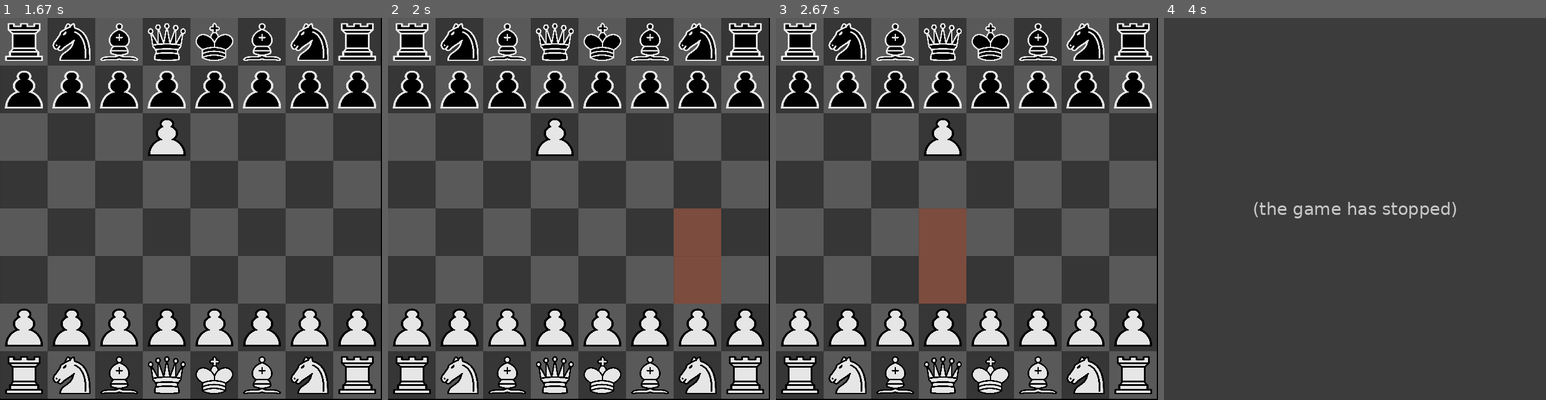
Above: before the commit, frames 1-4 (left to right).
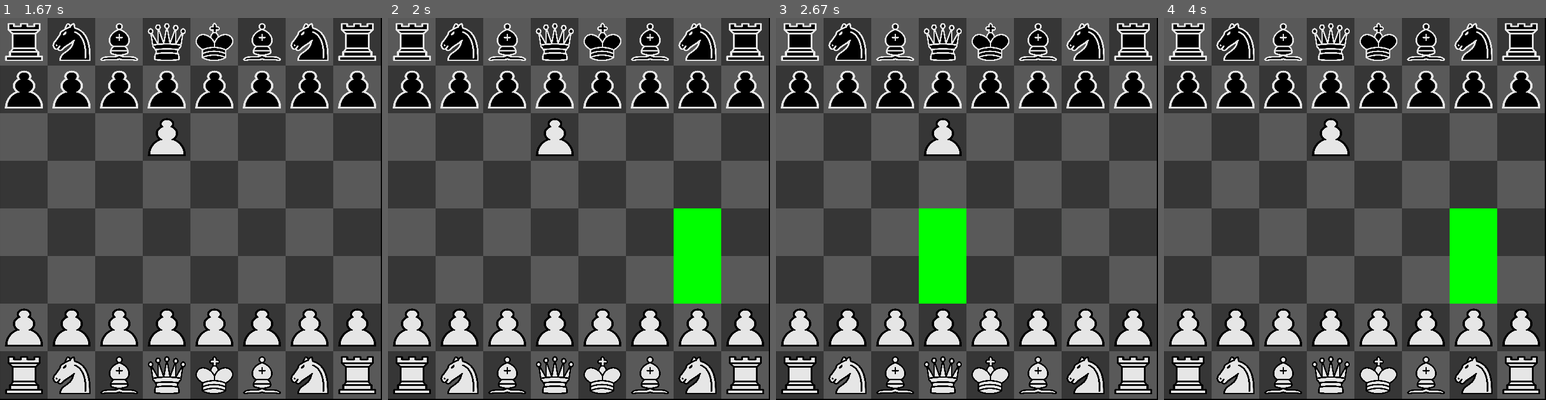
Above: after the commit, the same moments.

Repository: leand-santos/Chess-Pygame
Game: pygame game, started from Chess/Chess.py
The game is run twice, just before and just after one commit, with the same random seed, the same clock (stepped at 60 frames per second) and the same inputs.
Inputs (mouse positions are in pixels of both pictures, inside the frame that each line leads up to):
- Up to frame 1 (1.67 s): no input
- Up to frame 2 (2 s): click (720, 342) at 1.88 s
- Up to frame 3 (2.67 s): click (974, 79) at 2.22 s; click (947, 308) at 2.55 s
- Up to frame 4 (4 s): click (1500, 354) at 2.88 s; click (1488, 308) at 3.72 s

Frame 1 is identical in both runs. In frame 2, 3.1% of the frame differs, in the area x 74-88%, y 49-75%; in frame 3, 3.1%; in frame 4, 63%, in the area x 0-100%, y 0-100%.
Error before the commit: AttributeError: 'Rook' object has no attribute 'mark_movements' (Chess.py line 88); the game stopped at 2.88 s (later frames are placeholders)

Commit message:
trying to move bishop

Diff:
--- a/Chess/Chess.py
+++ b/Chess/Chess.py
@@ -68,9 +68,11 @@
 
 
 def Draw_Possible_Squares(board, possible_squares):
+    green_square = pygame.Surface((Const.width//8,Const.height//8))
+    green_square.fill((0, 255, 0, 200))
     for i in range(0, len(possible_squares), 2):
         Image.screen.blit(
-            Image.brown_square,
+            green_square,
             (
                 Const.height // 8 * possible_squares[i + 1],
                 Const.width // 8 * possible_squares[i],
--- a/Chess/Constant.py
+++ b/Chess/Constant.py
@@ -5,12 +5,6 @@
     # Numeric constants
     width = 650
     height = 650
-    bishop = 1
-    king = 2
-    knight = 3
-    pawn = 4
-    queen = 5
-    rook = 6
 
     black = True
     white = False
--- a/Chess/Pieces.py
+++ b/Chess/Pieces.py
@@ -10,17 +10,50 @@
 class Bishop:
     def __init__(self, color):
         self.color = color
+        if color:
+            self.enemy_color = False
+        else:
+            self.enemy_color = True
 
+
+
+    def mark_movements(self, pos_y, pos_x, board):
+
+        def travels_towards(pos_y, pos_x, board, mult_y, mult_x):
+            possible_squares = []
+            while exist(pos_y,pos_x) and board[pos_y][pos_y].color != self.color and board[pos_y][pos_y].color != self.enemy_color:
+                possible_squares.append(pos_y)
+                possible_squares.append(pos_x)
+                pos_y += 1 * mult_y
+                pos_x += 1 * mult_x
+            print(possible_squares)
+            return possible_squares
+
+        possible_squares = []
+        possible_squares.extend(travels_towards(pos_y, pos_x, board, 1, 1))
+        possible_squares.extend(travels_towards(pos_y, pos_x, board, -1, 1))
+        possible_squares.extend(travels_towards(pos_y, pos_x, board, 1, -1))
+        possible_squares.extend(travels_towards(pos_y, pos_x, board, -1, -1))
+
+        return possible_squares
+    def move_piece(self, selected, destin, board):
+        pass
 
 class King:
     def __init__(self, color):
         self.color = color
-
+    def mark_movements(self, pos_y, pos_x, board):
+        pass
+    def move_piece(self, selected, destin, board):
+        pass
 
 class Knight:
     def __init__(self, color):
         self.color = color
-
+    def mark_movements(self, pos_y, pos_x, board):
+        pass
+    def move_piece(self, selected, destin, board):
+        pass
 
 class Pawn:
     def __init__(self, color):
@@ -88,8 +121,15 @@
 class Queen:
     def __init__(self, color):
         self.color = color
-
+    def mark_movements(self, pos_y, pos_x, board):
+        pass
+    def move_piece(self, selected, destin, board):
+        pass
 
 class Rook:
     def __init__(self, color):
         self.color = color
+    def mark_movements(self, pos_y, pos_x, board):
+        pass
+    def move_piece(self, selected, destin, board):
+        pass
Not shown, changed: Chess/Constant.pyc
Not shown, changed: Chess/Pieces.pyc
